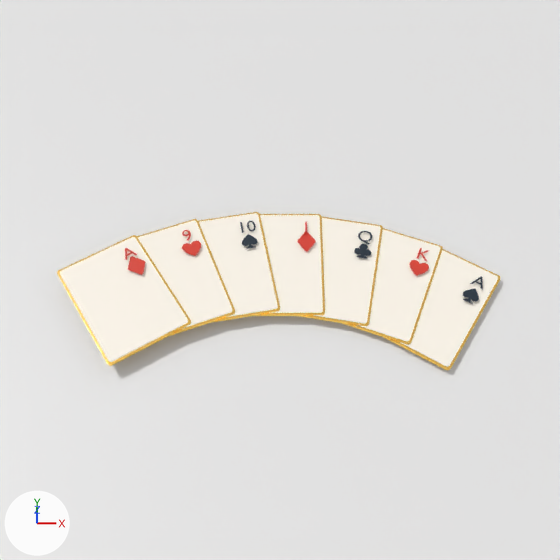
Renders of the Blender file tools/art/splash_scene.blend from each side of a commit.
Camera for both pictures: the file's camera 'Cam'. The axes (+X, +Y, +Z) are drawn at lower left. The lights are the same throughout. The picture after the commit comes second. Text is drawn in Blender's own font.

The first picture shows 'Card0', 'Card1', 'Card2', 'Card3', 'Card4', 'Card5', 'Card6', 'Gold3', 'Gold6', 'ShadowCatcher' and 18 more.
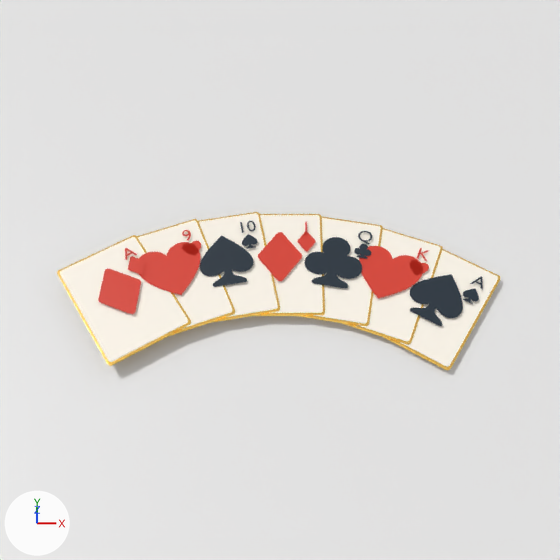
Commit message: feat: add large center suit pip to each card in splash + banner art

Where the change shows, as pixel boxes (x1, y1, x2, y2) in the pictures (560 x 560 px):
'CenterPip5', added (red): after (139, 242, 201, 295)
'CenterPip1', added (red): after (359, 246, 423, 298)
'CenterPip2', added (dark blue): after (305, 237, 362, 289)
'CenterPip0', added (dark blue): after (410, 274, 463, 326)
'CenterPip4', added (dark blue): after (200, 236, 254, 287)
'CenterPip6', added (red): after (98, 269, 141, 314)
'CenterPip3', added (red): after (258, 232, 302, 281)

The change in detail:
Text 'C6' (txt_c6) is new.
Its body is '♦'.
It uses material mat_t6_s_m_002 (red #c0392b, glowing red #c0392b).
Its align x is 'CENTER'.
Its align y is 'CENTER'.
Text 'C5' (txt_c5) is new.
Its body is '♥'.
It uses material mat_t5_s_m_002 (red #c0392b, glowing red #c0392b).
Its align x is 'CENTER'.
Its align y is 'CENTER'.
Text 'C4' (txt_c4) is new.
Its body is '♠'.
It uses material mat_t4_s_m_002 (dark blue #1c2833).
Its align x is 'CENTER'.
Its align y is 'CENTER'.
Text 'C3' (txt_c3) is new.
Its body is '♦'.
It uses material mat_t3_s_m_002 (red #c0392b, glowing red #c0392b).
Its align x is 'CENTER'.
Its align y is 'CENTER'.
Text 'C2' (txt_c2) is new.
Its body is '♣'.
It uses material mat_t2_s_m_002 (dark blue #1c2833).
Its align x is 'CENTER'.
Its align y is 'CENTER'.
Text 'C1' (txt_c1) is new.
Its body is '♥'.
It uses material mat_t1_s_m_002 (red #c0392b, glowing red #c0392b).
Its align x is 'CENTER'.
Its align y is 'CENTER'.
Text 'C0' (txt_c0) is new.
Its body is '♠'.
It uses material mat_t0_s_m_002 (dark blue #1c2833).
Its align x is 'CENTER'.
Its align y is 'CENTER'.
Object 'CenterPip6' (ob_centerpip6) is new; it shows txt_c6.
Its location is (-1.17, 0.137, 0.152).
Its rotation in degrees is (0, 0, 32).
Its scale is (0.45, 0.45, 0.45).
Object 'CenterPip5' (ob_centerpip5) is new; it shows txt_c5.
Its location is (-0.803, 0.32, 0.14).
Its rotation in degrees is (0, 0, 21).
Its scale is (0.45, 0.45, 0.45).
Object 'CenterPip4' (ob_centerpip4) is new; it shows txt_c4.
Its location is (-0.408, 0.432, 0.128).
Its rotation in degrees is (0, 0, 11).
Its scale is (0.45, 0.45, 0.45).
Object 'CenterPip3' (ob_centerpip3) is new; it shows txt_c3.
Its location is (0.0, 0.47, 0.116).
Its scale is (0.45, 0.45, 0.45).
Object 'CenterPip2' (ob_centerpip2) is new; it shows txt_c2.
Its location is (0.408, 0.432, 0.104).
Its rotation in degrees is (0, 0, -11).
Its scale is (0.45, 0.45, 0.45).
Object 'CenterPip1' (ob_centerpip1) is new; it shows txt_c1.
Its location is (0.803, 0.32, 0.092).
Its rotation in degrees is (0, 0, -21).
Its scale is (0.45, 0.45, 0.45).
Object 'CenterPip0' (ob_centerpip0) is new; it shows txt_c0.
Its location is (1.17, 0.137, 0.08).
Its rotation in degrees is (0, 0, -32).
Its scale is (0.45, 0.45, 0.45).
